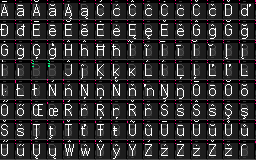
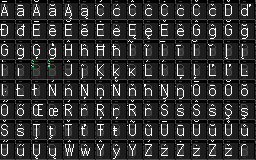
Before/after of a 256×160 layered artwork. What changed in the layer stack:
painted on "Width binary code" over 15, 5, 256, 147
painted on "Glyphs" over 83, 40, 243, 119
painted on "Background" over 15, 1, 256, 160
